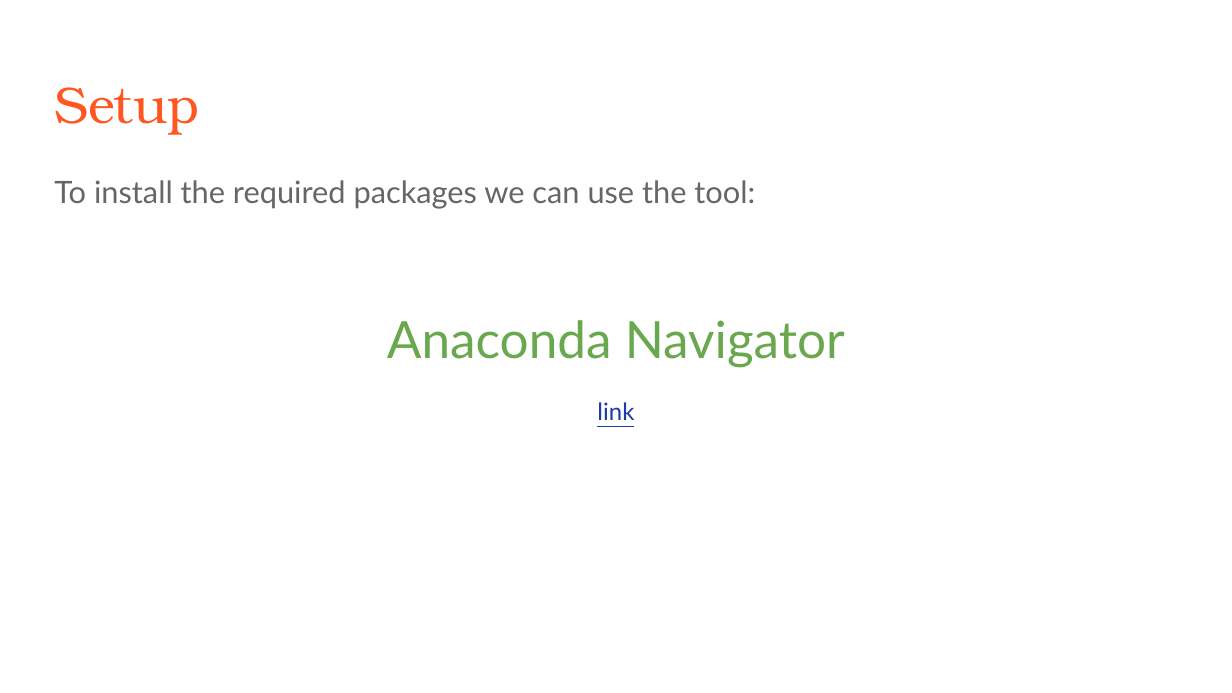
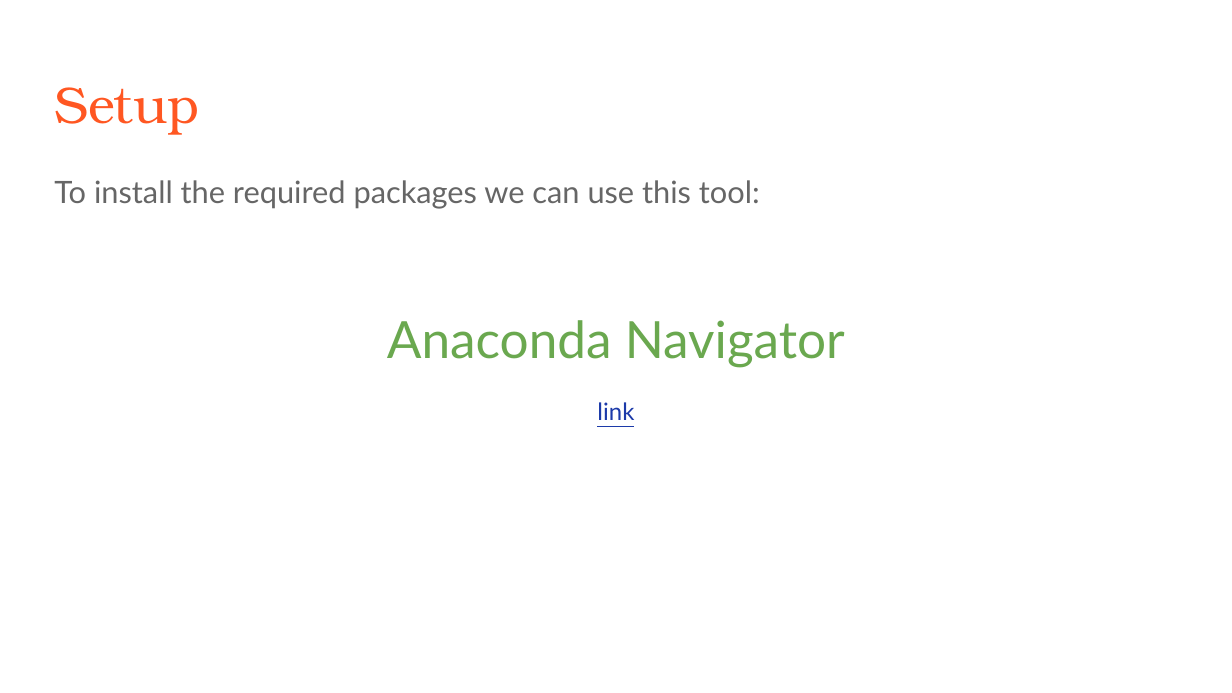
Before and after one commit to faizanzafar40/Intro-to-Programming-in-Python, a slide deck: slide 9 of 1. Slides/8. Data analysis.pptx (slide 10 before the commit). Drawn at 1232x693 pixels with LibreOffice and Linux fonts; fonts in the diff are those of the drawing. Boxes give left, top, right and bottom in pixels: in the first picture for what was removed or moved away, otherwise in the second. Text is boxed around its words. In the diff, an @@ line names an element or a change of style, - is before the commit and + after.

```diff
--- a/1. Slides/8. Data analysis.pptx
+++ b/1. Slides/8. Data analysis.pptx
@@ text at <box>54,180,760,209</box>: text changed @@
-To install the required packages we can use the tool:
+To install the required packages we can use this tool:
```
Also in this commit, not shown: 2 other slides changed, 1 slide removed.
